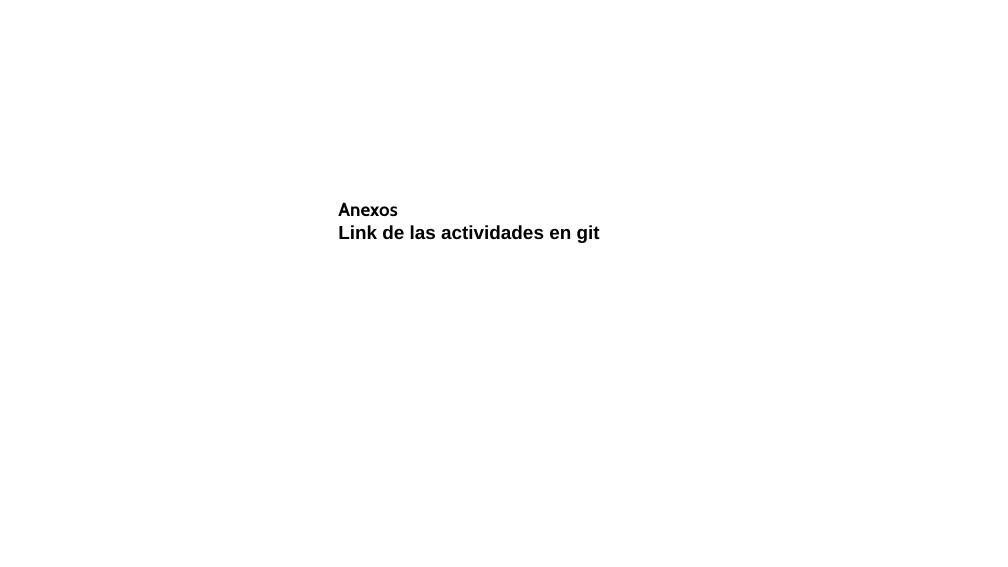
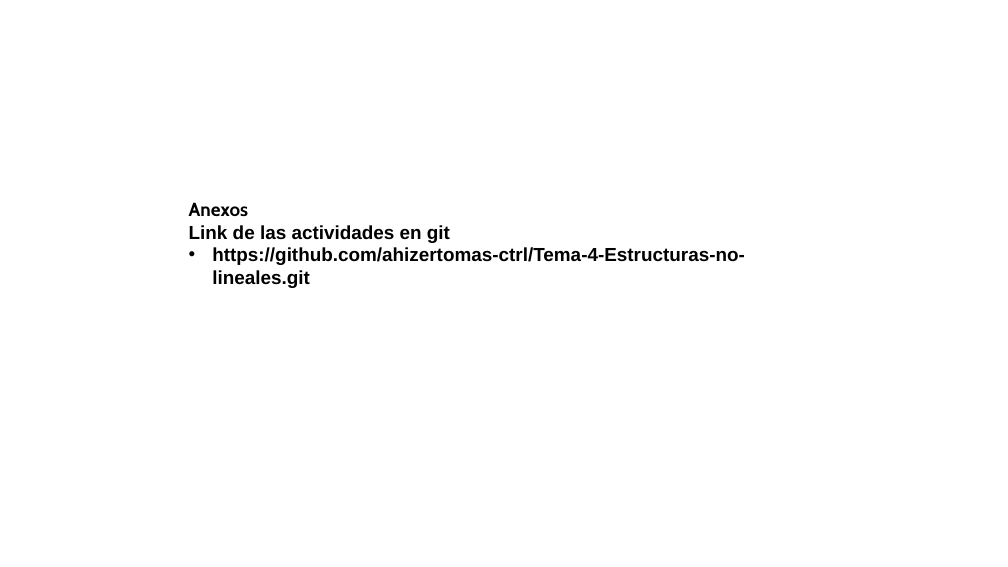
Before and after one commit to ahizertomas-ctrl/Tema-4-Estructuras-no-lineales, a slide deck: slide 19 of Actividad 4.2 Reporte de Practica_AhizerTomas_ED_3ISC.pptx. Drawn at 1008x567 pixels with LibreOffice and Linux fonts; fonts in the diff are those of the drawing. Boxes give left, top, right and bottom in pixels: in the first picture for what was removed or moved away, otherwise in the second. Text is boxed around its words. In the diff, an @@ line names an element or a change of style, - is before the commit and + after.

Commit message:
Describe el cambio realizado

```diff
--- a/Actividad 4.2 Reporte de Practica_AhizerTomas_ED_3ISC.pptx
+++ b/Actividad 4.2 Reporte de Practica_AhizerTomas_ED_3ISC.pptx
@@ text "Anexos": place and size @@
-text "Anexos" at [338,202,600,243]
+text "Anexos" at [189,202,745,288]
@@ text at [212,247,745,288]: paragraph added @@
+• https://github.com/ahizertomas-ctrl/Tema-4-Estructuras-no-lineales.git
```
